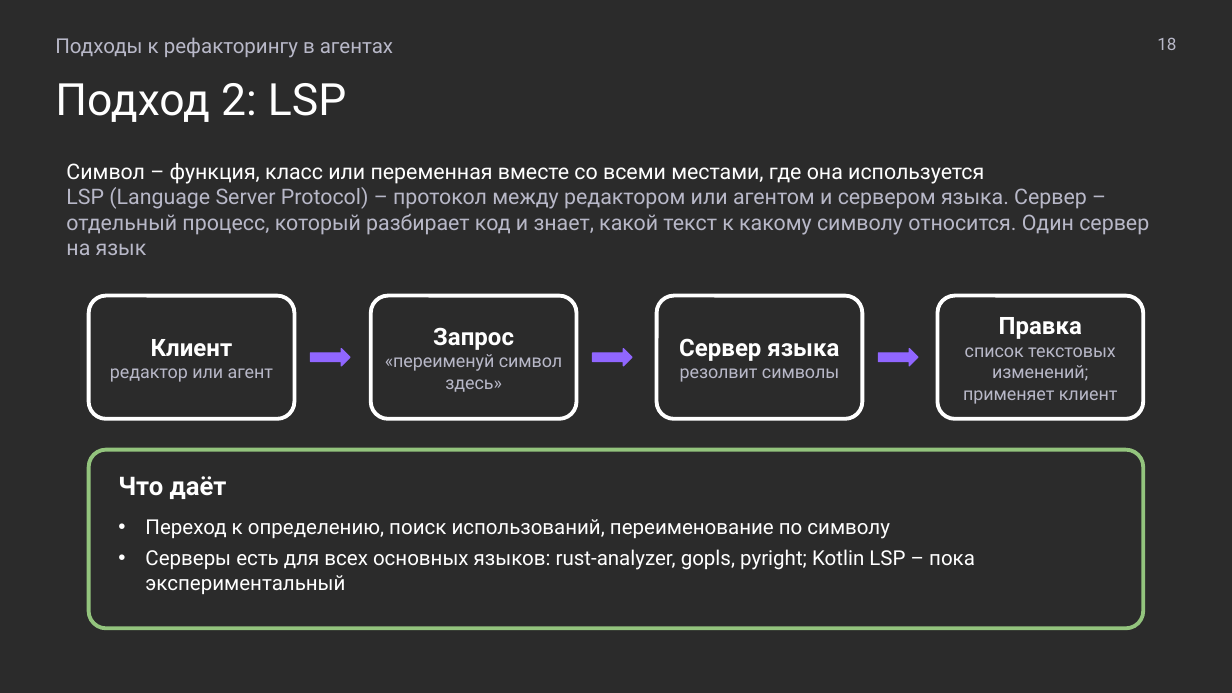
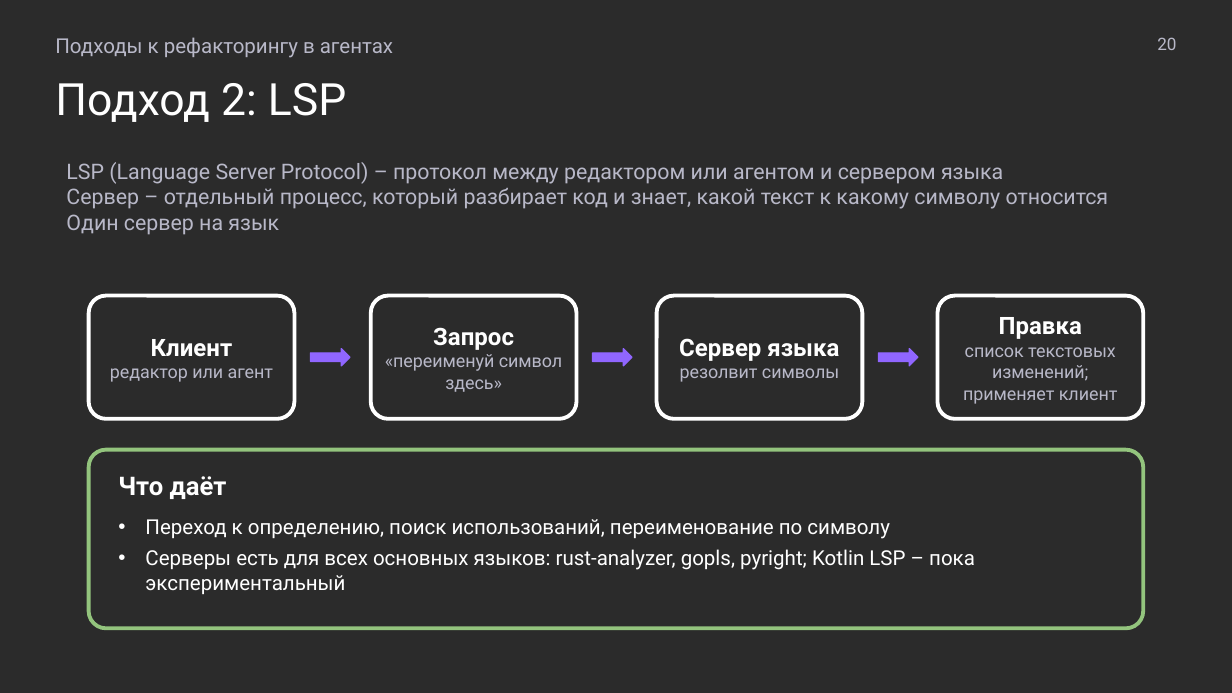
Before and after one commit to MchKosticyn/ide-refactoring-in-ai-agents, a slide deck: slide 20 of Доклад_ Рефакторинг в ИИ-агентах.pptx (slide 18 before the commit). Drawn at 1232x693 pixels with LibreOffice and Linux fonts; fonts in the diff are those of the drawing; background and template pictures are left out; a plain dark background stands for a picture behind light text. Boxes give left, top, right and bottom in pixels: in the first picture for what was removed or moved away, otherwise in the second. Text is boxed around its words. In the diff, an @@ line names an element or a change of style, - is before the commit and + after.

```diff
--- a/Доклад_ Рефакторинг в ИИ-агентах.pptx
+++ b/Доклад_ Рефакторинг в ИИ-агентах.pptx
@@ text at box(1157, 37, 1176, 50): text changed @@
-18
+20
@@ text at box(66, 162, 1109, 235): text changed @@
-Символ – функция, класс или переменная вместе со всеми местами, где она используется
-LSP (Language Server Protocol) – протокол между редактором или агентом и сервером языка. Сервер – отдельный процесс, который разбирает код и знает, какой текст к какому символу относится. Один сервер на язык
+LSP (Language Server Protocol) – протокол между редактором или агентом и сервером языка
+Сервер – отдельный процесс, который разбирает код и знает, какой текст к какому символу относится
+Один сервер на язык
```
Also in this commit, not shown: 40 other slides changed, 4 slides added, 2 slides removed, 4 other files.
